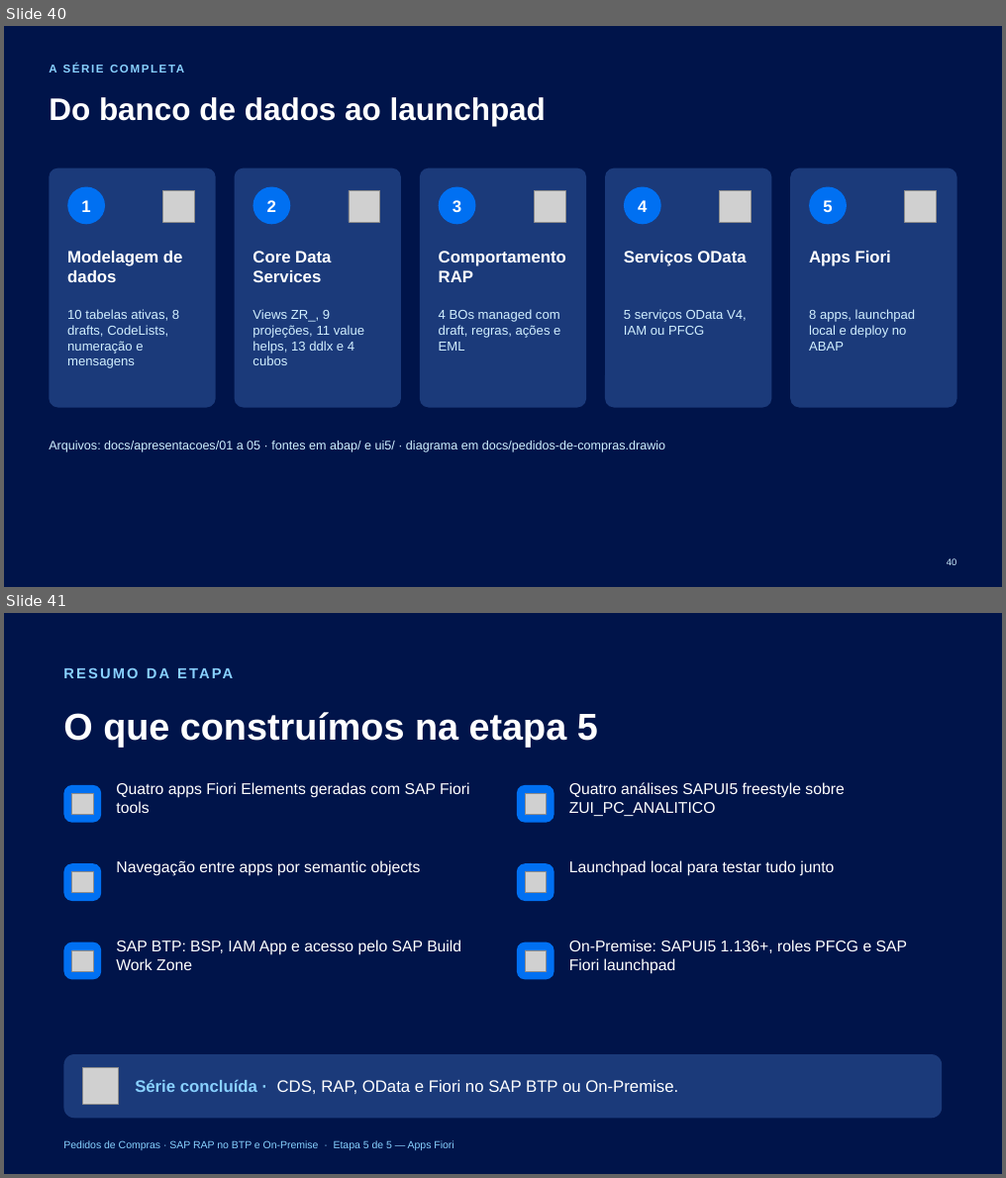
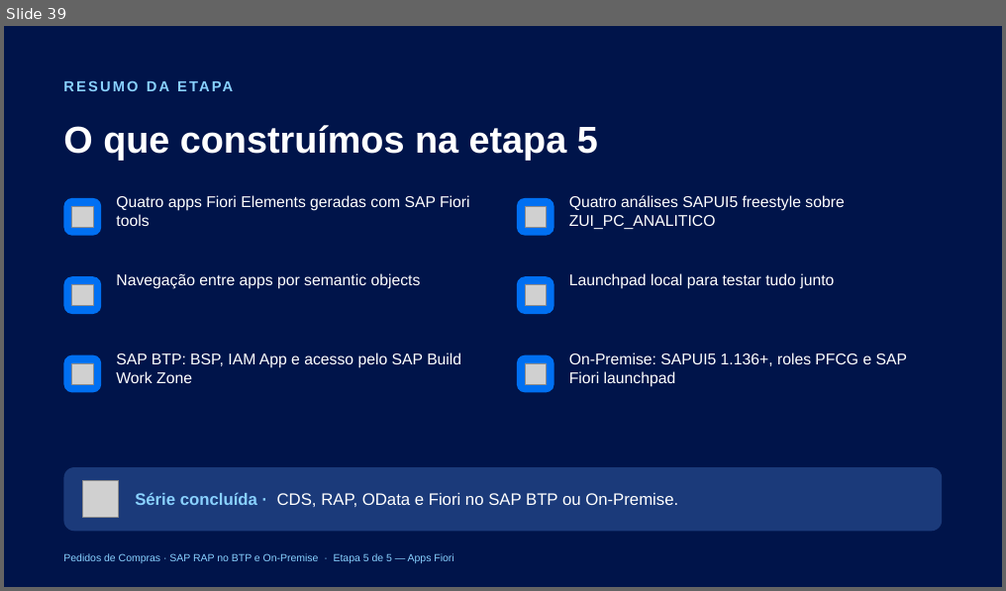
Before and after one commit to AdrianoBispo/sap-abap-rap-pedidos-de-compras-app, a slide deck: docs/apresentacoes/05-apps-fiori.pptx. Shown one above the other, each under a label of ours: slides 40 and 41 before the commit, slide 39 after it. The pictures are 1006x1178 and 1006x591 pixels, drawn with LibreOffice and Linux fonts; fonts in the diff are those of the drawing; grey boxes stand for pictures. Boxes give left, top, right and bottom in pixels: in the first picture for what was removed or moved away, otherwise in the second. Text is boxed around its words. In the diff, an @@ line names an element or a change of style, - is before the commit and + after.

```diff
--- a/docs/apresentacoes/05-apps-fiori.pptx
+++ b/docs/apresentacoes/05-apps-fiori.pptx
@@ slide 40 removed at box(4, 26, 1002, 587), background #00144A @@
@@ text removed at box(49, 65, 56, 73) @@
-A SÉRIE COMPLETA
@@ title removed at box(49, 97, 546, 126) @@
-Do banco de dados ao launchpad
@@ rounded rectangle removed at box(49, 169, 216, 408) @@
@@ rounded rectangle removed at box(235, 169, 402, 408) @@
@@ rounded rectangle removed at box(420, 169, 586, 408) @@
@@ rounded rectangle removed at box(605, 169, 772, 408) @@
@@ rounded rectangle removed at box(791, 169, 957, 408) @@
@@ ellipse removed at box(67, 187, 105, 224) @@
-1
@@ picture removed at box(163, 190, 195, 222) @@
@@ ellipse removed at box(253, 187, 291, 224) @@
-2
@@ picture removed at box(349, 190, 380, 222) @@
@@ ellipse removed at box(439, 187, 475, 224) @@
-3
@@ picture removed at box(534, 190, 565, 222) @@
@@ ellipse removed at box(624, 187, 661, 224) @@
-4
@@ picture removed at box(720, 190, 751, 222) @@
@@ ellipse removed at box(810, 187, 846, 224) @@
-5
@@ picture removed at box(905, 190, 936, 222) @@
@@ text removed at box(67, 251, 183, 282) @@
-Modelagem de dados
@@ text removed at box(252, 251, 331, 282) @@
-Core Data Services
@@ text removed at box(439, 251, 566, 282) @@
-Comportamento RAP
@@ text removed at box(624, 251, 746, 267) @@
-Serviços OData
@@ text removed at box(809, 251, 891, 267) @@
-Apps Fiori
@@ text removed at box(67, 309, 179, 369) @@
-10 tabelas ativas, 8 drafts, CodeLists, numeração e mensagens
@@ text removed at box(252, 309, 364, 366) @@
-Views ZR_, 9 projeções, 11 value helps, 13 ddlx e 4 cubos
@@ text removed at box(439, 309, 560, 351) @@
-4 BOs managed com draft, regras, ações e EML
@@ text removed at box(624, 309, 746, 335) @@
-5 serviços OData V4, IAM ou PFCG
@@ text removed at box(809, 309, 915, 351) @@
-8 apps, launchpad local e deploy no ABAP
@@ text removed at box(49, 441, 665, 453) @@
-Arquivos: docs/apresentacoes/01 a 05 · fontes em abap/ e ui5/ · diagrama em docs/pedidos-de-compras.drawio
@@ page number removed at box(946, 559, 957, 566) @@
-40
@@ what was slide 41 is now slide 39 @@
```
Also in this commit, not shown: 1 other slide removed.
